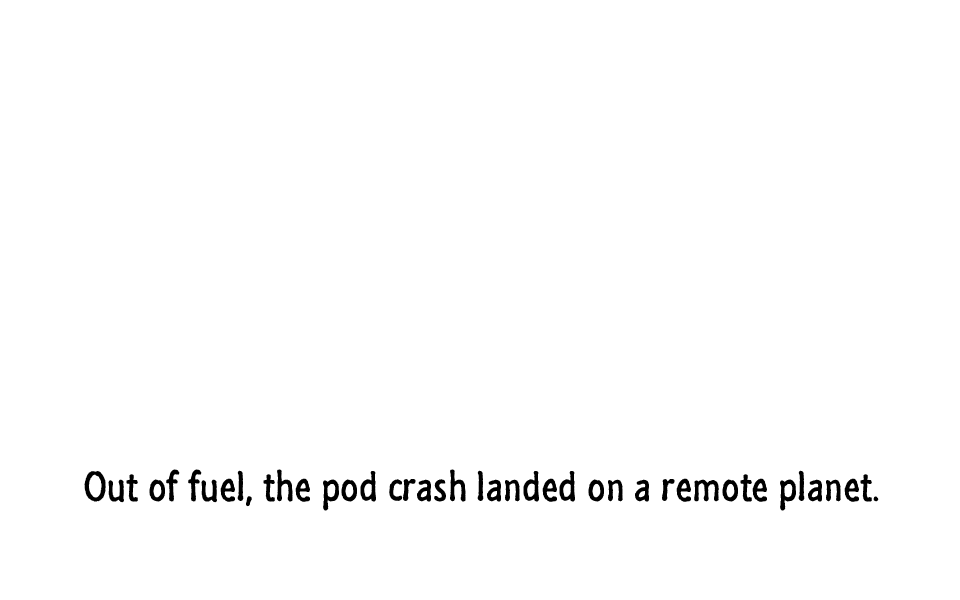
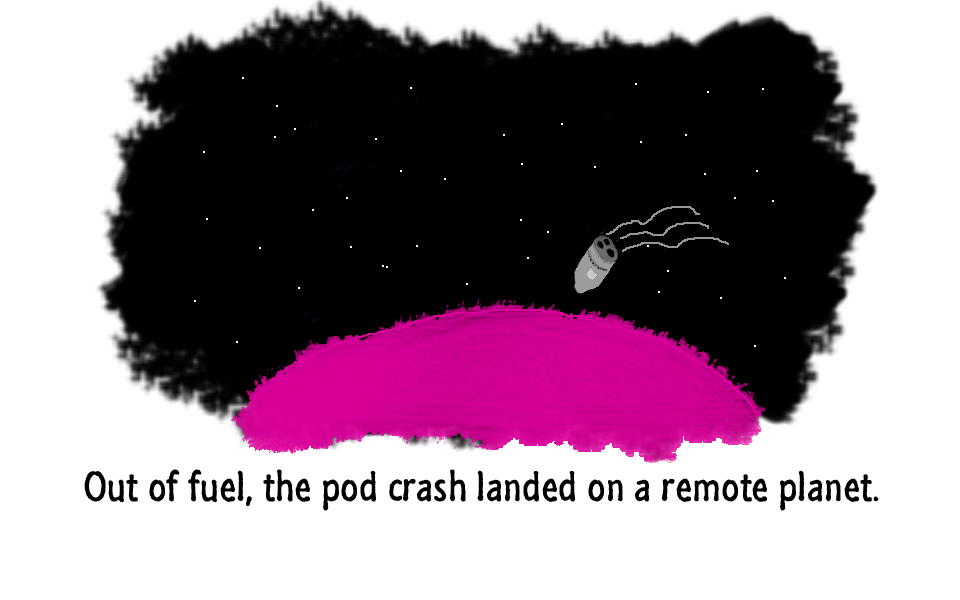
Revision of a layered (960, 600) image; what changed, layer by layer:
added layer "Layer 4" above "Layer 3" over bbox(587, 250, 608, 272)
added layer "Layer 3" above "Layer 2" over bbox(194, 77, 786, 347)
added layer "Layer 2" above "Layer 1" over bbox(231, 299, 766, 463)
added layer "Layer 1" above "Out of fuel, the pod crash landed on a remote planet." over bbox(95, 0, 879, 463)
removed layer "Background" over bbox(95, 0, 879, 463)
